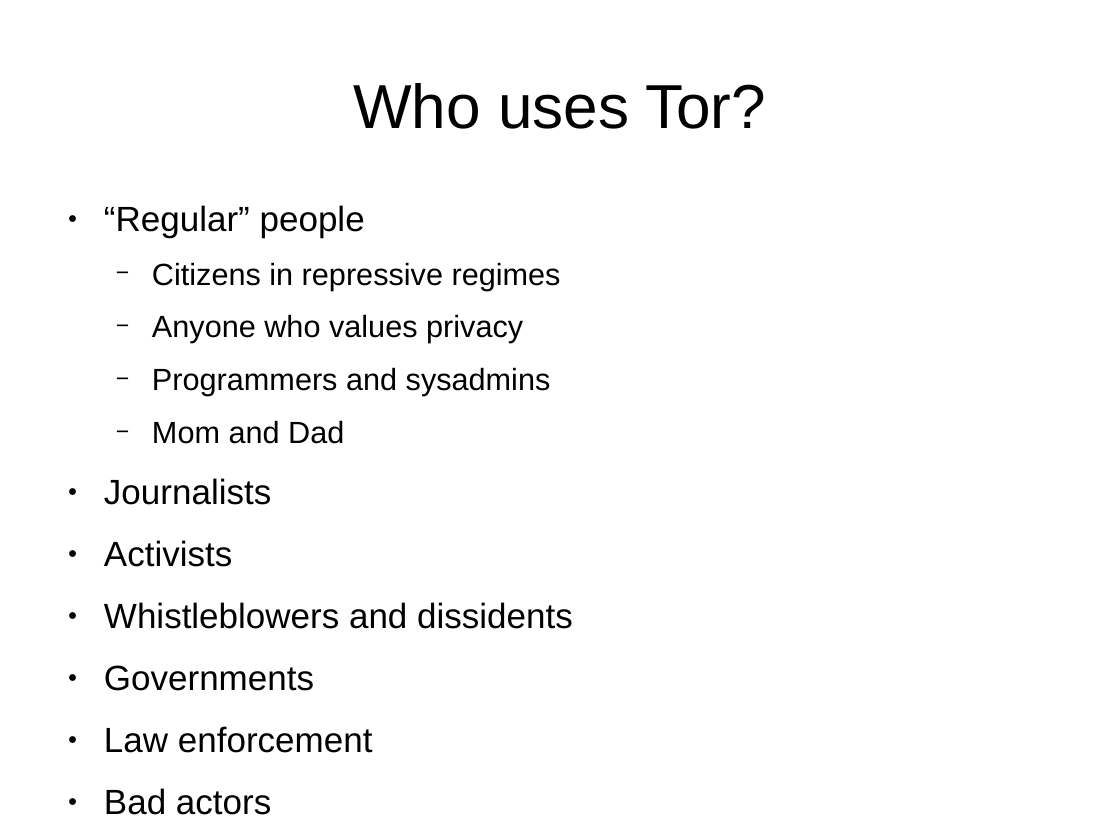
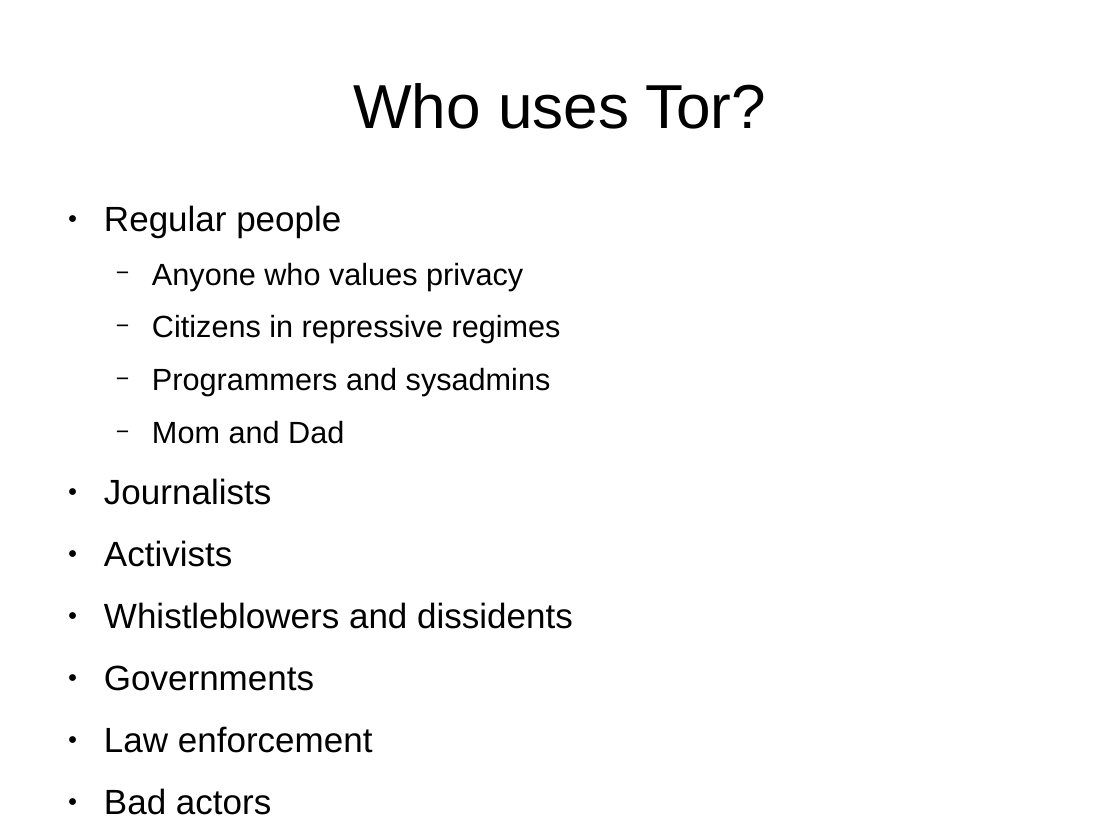
Before and after one commit to btoll/benjamintoll.com, a slide deck: slide 12 of static/talks/tor.odp (slide 4 before the commit). Drawn at 1120x840 pixels with LibreOffice and Linux fonts; fonts in the diff are those of the drawing. Boxes give left, top, right and bottom in pixels: in the first picture for what was removed or moved away, otherwise in the second. Text is boxed around its words. In the diff, an @@ line names an element or a change of style, - is before the commit and + after.

```diff
--- a/static/talks/tor.odp
+++ b/static/talks/tor.odp
@@ text at (104, 205, 523, 290): text changed; size 24.8 to 21.7 pt @@
-● “Regular” people
+● Regular people
+  − Anyone who values privacy
@@ text at (152, 314, 523, 343): paragraph removed @@
-  − Anyone who values privacy
```
Also in this commit, not shown: 8 other slides changed, 25 slides added, 2 slides removed, 1 other file.
